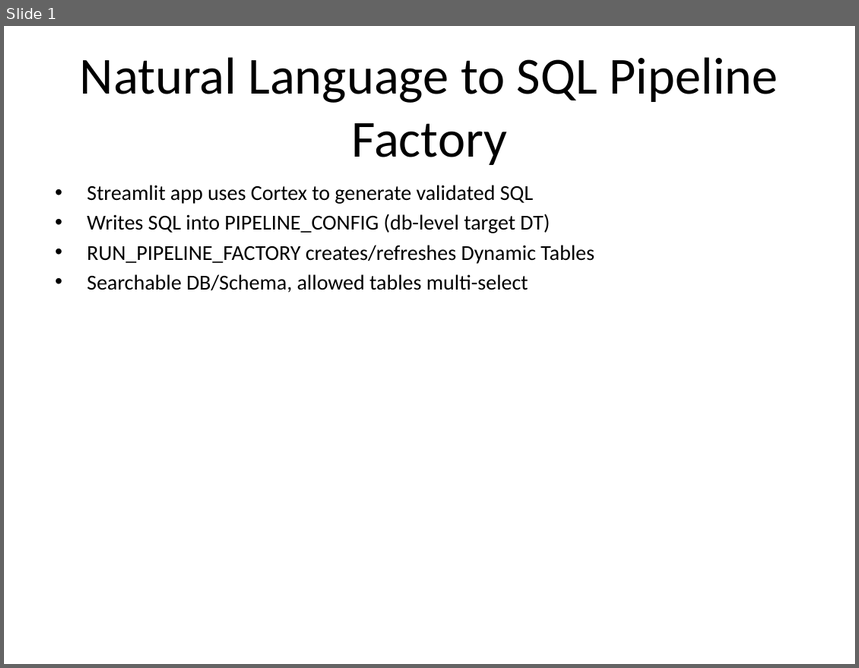
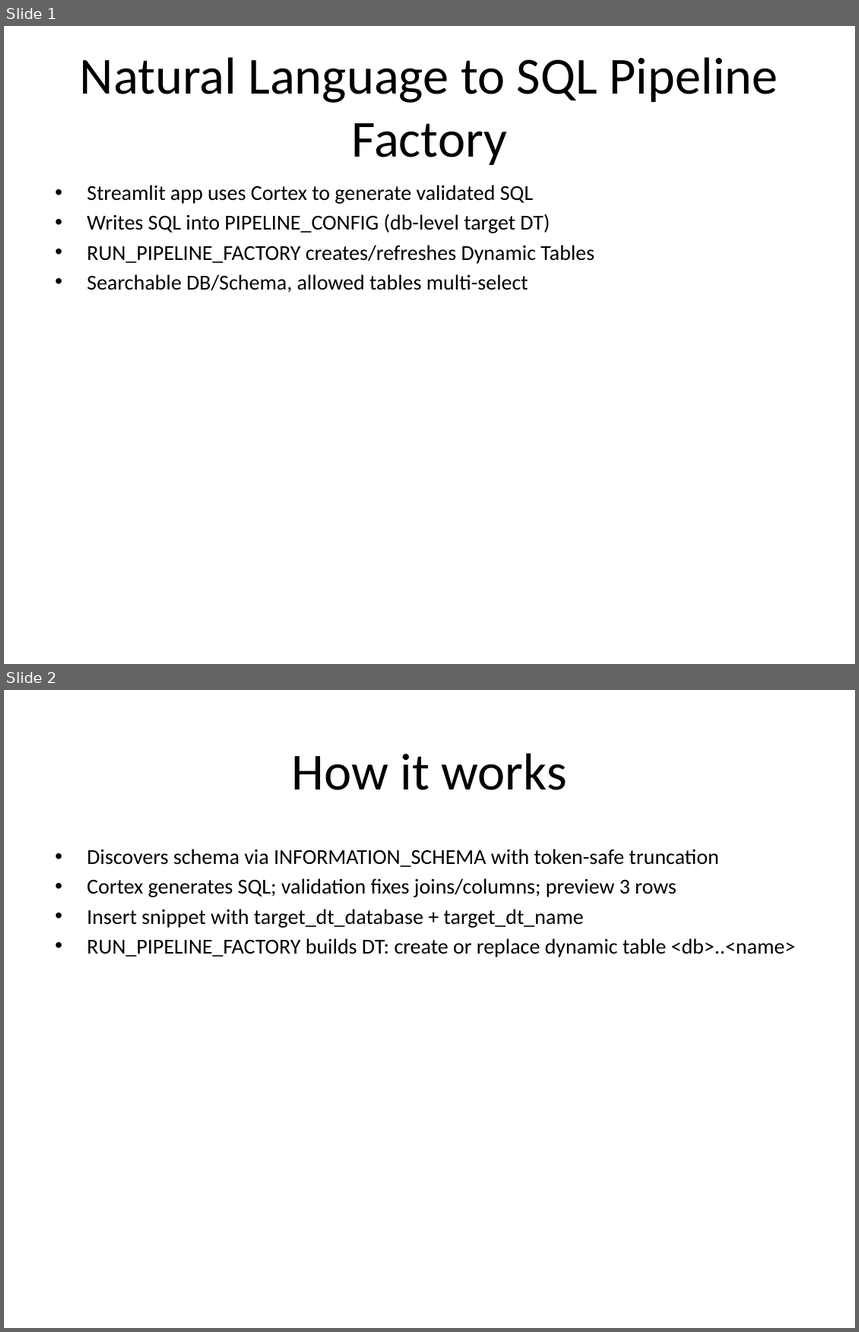
Before and after one commit to sfc-gh-tracker/TechUp, a slide deck: Pipeline Factory/overview.pptx. Shown one above the other, each under a label of ours: slide 1 before the commit, slides 1 and 2 after it. The pictures are 859x668 and 859x1332 pixels, drawn with LibreOffice and Linux fonts; fonts in the diff are those of the drawing. Boxes give left, top, right and bottom in pixels: in the first picture for what was removed or moved away, otherwise in the second. Text is boxed around its words. In the diff, an @@ line names an element or a change of style, - is before the commit and + after.

Commit message:
Slides: add detailed 'How it works' second slide to each deck

```diff
--- a/Pipeline Factory/overview.pptx
+++ b/Pipeline Factory/overview.pptx
@@ slide 2 added at [4, 690, 855, 1328], background #FFFFFF @@
@@ title added at [292, 753, 566, 790], 44 pt, text #000000 @@
+How it works
@@ text added at [87, 849, 796, 958], 18 pt, text #000000 @@
+• Discovers schema via INFORMATION_SCHEMA with token-safe truncation
+• Cortex generates SQL; validation fixes joins/columns; preview 3 rows
+• Insert snippet with target_dt_database + target_dt_name
+• RUN_PIPELINE_FACTORY builds DT: create or replace dynamic table <db>..<name>
```
Also in this commit, not shown: 4 other files.
